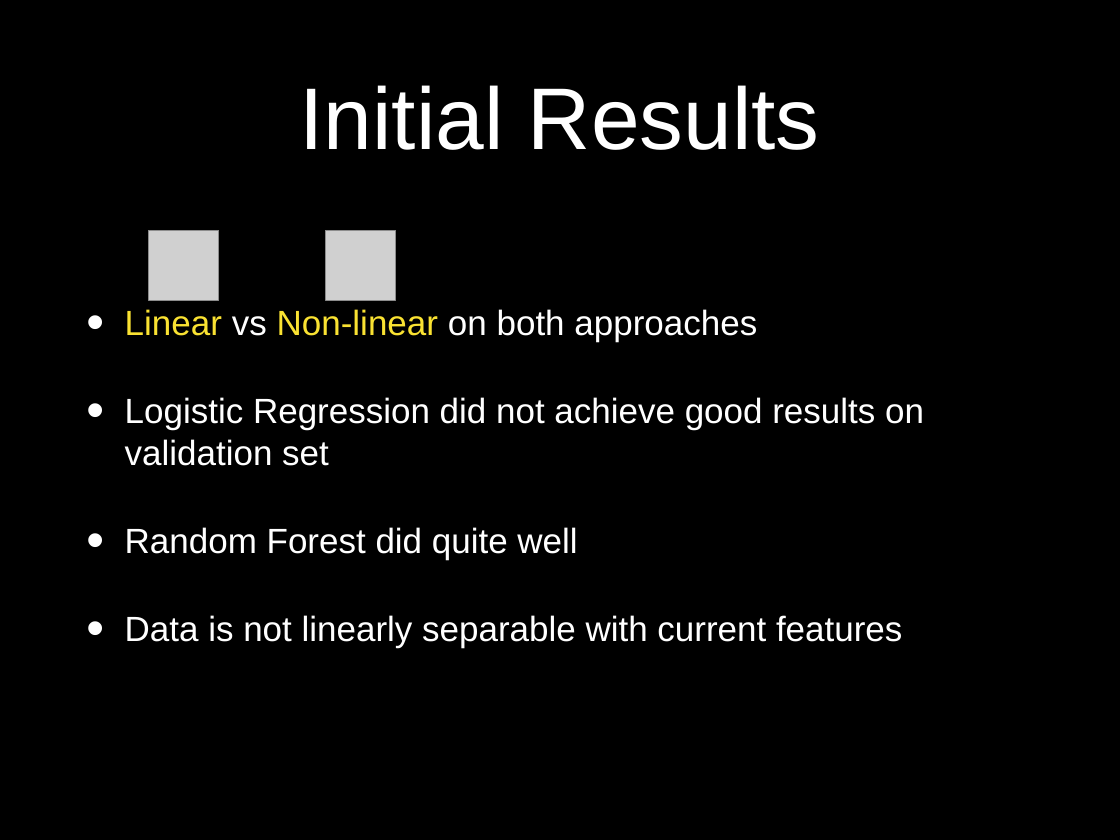
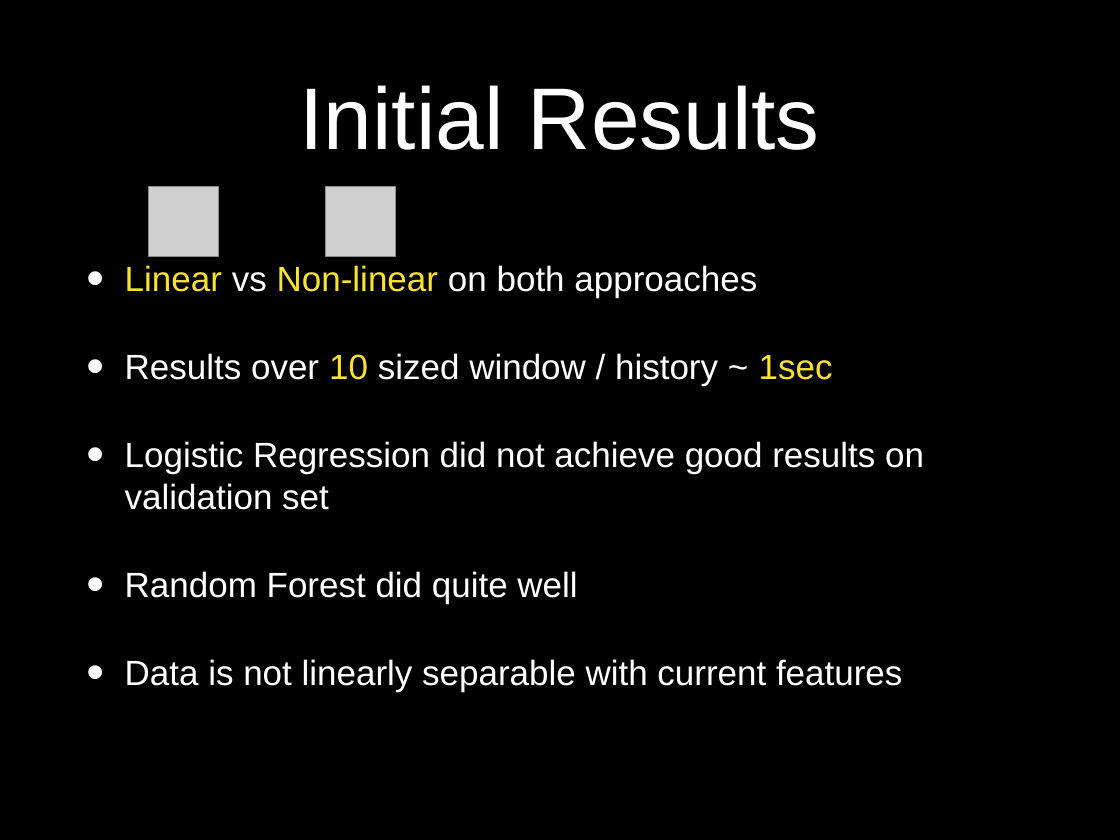
Before and after one commit to idocal/motionsense, a slide deck: slide 9 of presentations/Presentation2.pptx. Drawn at 1120x840 pixels with LibreOffice and Linux fonts; fonts in the diff are those of the drawing; grey boxes stand for pictures; background and template pictures are left out. Boxes give left, top, right and bottom in pixels: in the first picture for what was removed or moved away, otherwise in the second. Text is boxed around its words. In the diff, an @@ line names an element or a change of style, - is before the commit and + after.

```diff
--- a/presentations/Presentation2.pptx
+++ b/presentations/Presentation2.pptx
@@ picture: place and size @@
-picture at (149,231,219,301)
+picture at (149,187,219,257)
@@ picture: place and size @@
-picture at (326,231,396,301)
+picture at (326,187,396,257)
@@ text at (125,353,833,386): paragraph added @@
+• Results over 10 sized window / history ~ 1sec
```
Also in this commit, not shown: 4 other slides changed, 1 slide added, 1 slide removed, 1 other file.
